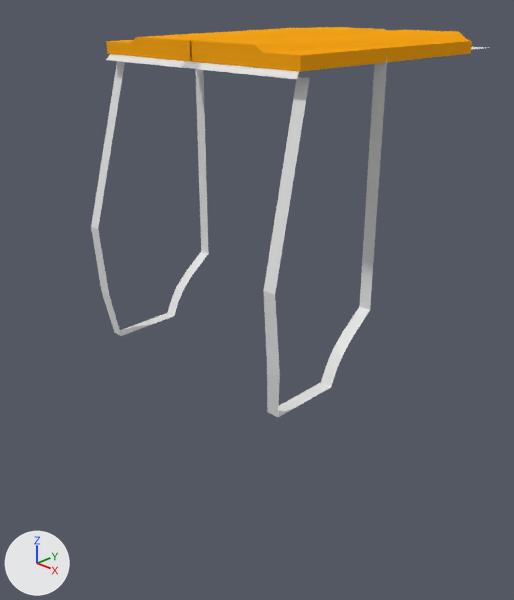
Two versions of the Blender file Models/Vehicles/Land/BackHoeLoader/JCBMidiCXBackhoeLoader2014.blend, one commit apart.
The view is the same before and after, from a camera (50 mm lens) standing at (9.26, -8.89, 5.36) and looking at (0.03, 0.51, -0.28). The lights are fixed; the arrows at lower left show +X, +Y and +Z.

In view in the first picture: 'CabFrame', 'CabRoofTop'.
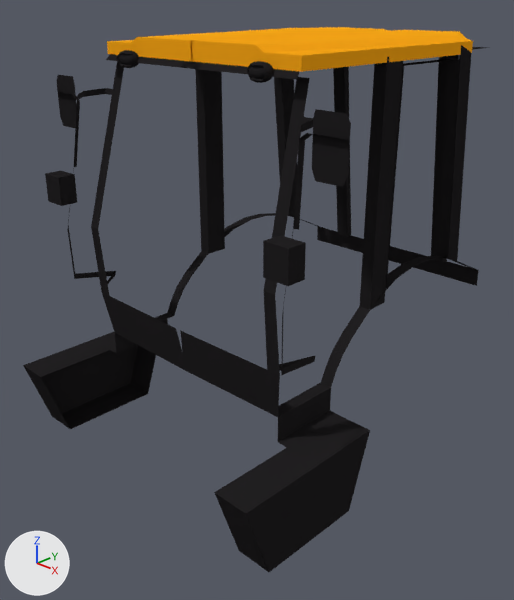
What the commit changed:
Material 'Black' (mat_black) is new.
Its base color is (0.0174, 0.016, 0.0173) (black #242224).
me_plane_001 is used by ob_cabframe; parent ob_jcbbackhoe; location (0.00126, 4.459, 4.417); scale (0.215, 0.213, 1.0).
me_plane_001 had 40 vertices, 21 faces and spanned x -1.0..11.6, y -28.3..1.0, z -5.6..0.0.
me_plane_001 now has 649 vertices, 598 faces, 1 loose edge and spans x -1.0..16.6, y -35.0..3.6, z -7.5..0.2.
me_plane_001 part 1: a new loose piece, a box spanning x 12.44..14.64, y -30.53..-28.88, z -2.77..-2.22, in mat_black (black #242224).
me_plane_001 part 2: a new loose piece of 483 vertices spanning x 6.4..8.6, y -26.6..-24.9, z -0.3..0.0, in mat_black (black #242224).
me_plane_001 part 3: 68 vertices added at x 9.8..16.6, y -35.0..-20.6, z -7.5..-0.5.
me_plane_001 part 4: 48 vertices added at x -0.1..10.9, y -13.3..3.6, z -5.1..0.2.
me_plane_001 part 5: 2 vertices added at x -0.2..0.3, y -27.9..-27.3, z -5.6..-4.7.
me_plane_001 part 6: 20 faces spanning x -1.0..11.6, y -28.3..1.0, z -5.6..0.0 switch from no material to mat_black (black #242224).
Object 'CabRoofTop' (ob_cabrooftop) moves from (-0.0322, 4.464, 4.577) to (-0.0128, 4.464, 4.577).

Pixel boxes (x1, y1, x2, y2) of what changed, in the pictures (514 x 600 px):
'CabFrame', reshaped (17% wider, 43% taller): before (91, 47, 487, 417); after (23, 45, 487, 573)
'CabRoofTop', moved: before (106, 27, 472, 72); after (107, 27, 473, 72)
part 1 of me_plane_001, added (black): after (45, 171, 306, 286)
part 2 of me_plane_001, added (black): after (117, 50, 274, 83)
part 3 of me_plane_001, added (black): after (23, 61, 370, 573)
part 4 of me_plane_001, added (black): after (203, 45, 479, 310)
part 5 of me_plane_001, added (black): after (110, 296, 267, 412)
part 6 of me_plane_001, recoloured (white to black): (91, 47, 487, 417) in both
